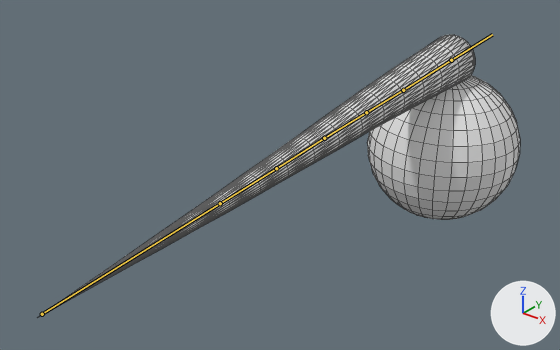
One commit to the Blender file public/models/beakWithBall.blend: the scene before it, then after it.
Rendered twice from a 50 mm camera at (0.135, -0.08, 0.107) aimed at (-0.015, 0.107, -0.009). Arrows for +X, +Y and +Z are at lower right; the lights stay in place. Both versions are drawn at frame 6 of the action 'BeakStabSuccess'; the numbers are the values there. The bones that bend it are drawn over the model as lines. Mesh edges are drawn as thin lines.
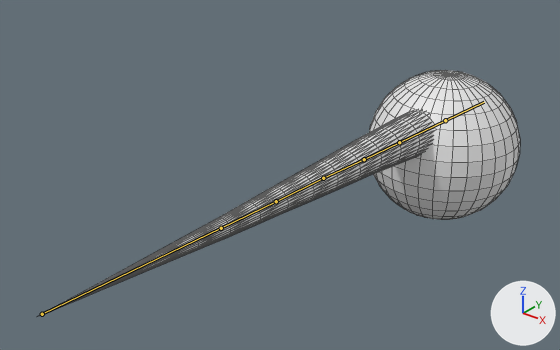
Changed parts and their boxes [x1, y1, x2, y2] in the pictures (560 x 350 px):
'Cylinder', posed: before [40, 35, 475, 316]; after [41, 111, 434, 315]
bone 'Bone001', root to tip: before (42, 314) to (220, 203); after (42, 314) to (221, 228)

The change, as a diff of the scene's bpy script:
```diff
--- a/public/models/beakWithBall.blend.py
+++ b/public/models/beakWithBall.blend.py
@@ bone_bone001 @@
 bone_bone001 = bpy.data.objects['Beak'].pose.bones['Bone001']
-bone_bone001.rotation_quaternion = (0.57, -0.605, 0.57, -0.605)  # degrees (-90, -3, -90)
+bone_bone001.rotation_quaternion = (0.518, -0.482, 0.518, -0.482)  # degrees (-90, 4, -90)
```
